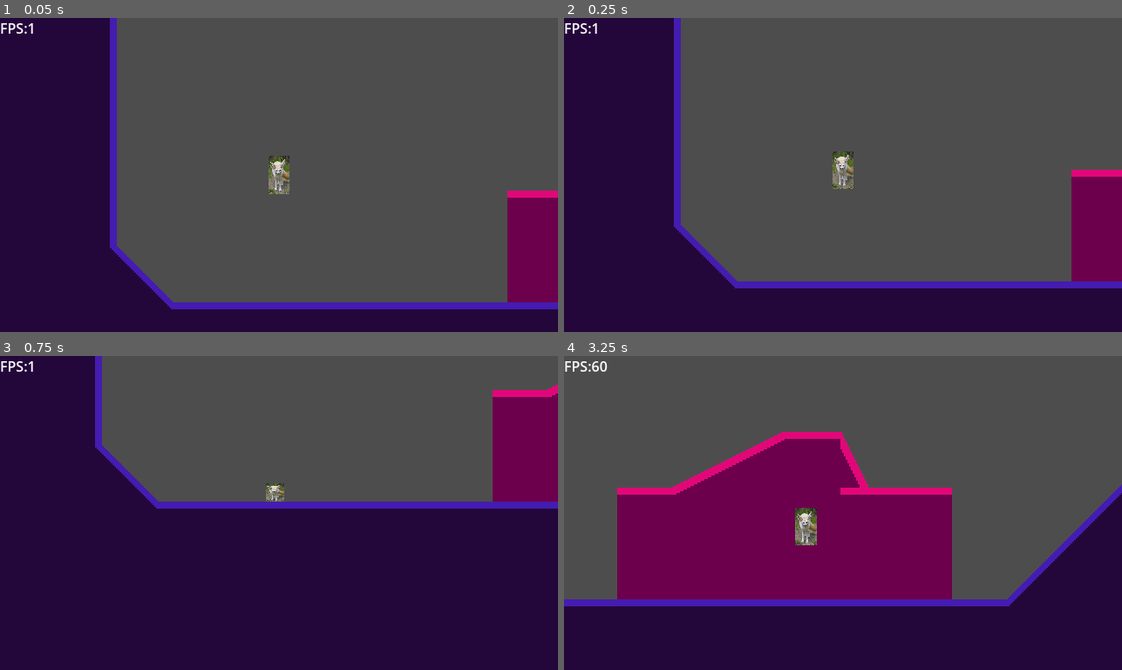
Above: before the commit, frames 1-4 (two rows, left to right).
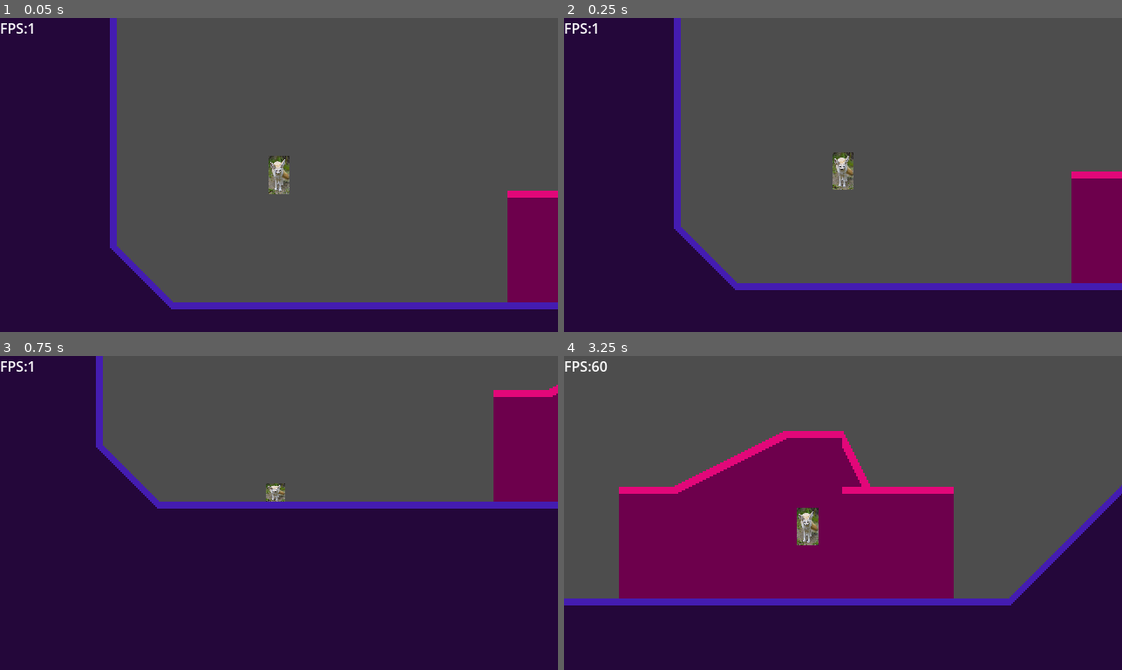
Above: after the commit, the same moments.

Repository: DraethPlace/FencWorks
Game: Godot game, scene res://Scenes/Base Level.tscn
Two runs of this game, one before a commit and one after it. Both use one fixed random seed, a clock stepped at 60 frames per second and the inputs below.
Inputs:
- Up to frame 1 (0.05 s): no input
- Up to frame 2 (0.25 s): no input
- Up to frame 3 (0.75 s): hold Right (right) from 0.53 s (still down); hold Down (crouch) from 0.53 s (still down)
- Up to frame 4 (3.25 s): tap Z (jump) at 0.77, 1.52, 3.02 s; release Down (crouch) at 1.28 s; tap Shift (machdash) at 1.35, 2.85 s; release Right (right) at 2.03 s; hold Left (left) 2.03-2.78 s; hold Down (crouch) 2.03-2.78 s; hold Right (right) from 2.78 s (still down)

Frame 1 is identical in both runs. In frame 2, 1.2% of the frame differs, in the area x 19-100%, y 42-87%; in frame 3, 0.3%; in frame 4, 1.6%, in the area x 0-100%, y 23-80%.

Commit message:
Help
Idk how to optimize fps

Diff:
--- a/Scenes/Player.tscn
+++ b/Scenes/Player.tscn
@@ -1,10 +1,9 @@
-[gd_scene load_steps=11 format=3 uid="uid://c6umigpttu0tc"]
+[gd_scene load_steps=10 format=3 uid="uid://c6umigpttu0tc"]
 
 [ext_resource type="Script" path="res://Scripts/Player/360 Movement.gd" id="1_dvh5r"]
 [ext_resource type="Texture2D" uid="uid://dvwuerayceb4i" path="res://Images/51473563858_e00396a563_b.jpg" id="2_ay0cf"]
 [ext_resource type="Script" path="res://Scripts/Player/Hitbox.gd" id="3_7vs75"]
 [ext_resource type="Script" path="res://Scripts/Player/LR.gd" id="3_jyttq"]
-[ext_resource type="Script" path="res://Scripts/Player/Cam.gd" id="4_qhq0l"]
 [ext_resource type="AudioStream" uid="uid://dotue2tayy81c" path="res://Sounds/Player/Jump.wav" id="6_qrngc"]
 [ext_resource type="AudioStream" uid="uid://c7cgy8v76oixp" path="res://Sounds/Player/Step.wav" id="7_gc6ea"]
 [ext_resource type="Script" path="res://Scripts/Player/Wall.gd" id="8_asppx"]
@@ -14,7 +13,7 @@
 height = 42.0
 
 [sub_resource type="RectangleShape2D" id="RectangleShape2D_rn333"]
-size = Vector2(36, 4)
+size = Vector2(38, 4)
 
 [node name="Fenc 360" type="CharacterBody2D"]
 process_mode = 1
@@ -25,7 +24,7 @@
 floor_stop_on_slope = false
 floor_constant_speed = true
 floor_max_angle = 3.14159
-floor_snap_length = 18.0
+floor_snap_length = 30.0
 platform_floor_layers = 4278190080
 platform_wall_layers = 1
 script = ExtResource("1_dvh5r")
@@ -37,6 +36,11 @@
 texture = ExtResource("2_ay0cf")
 script = ExtResource("3_jyttq")
 
+[node name="HitBox" type="CollisionShape2D" parent="."]
+shape = SubResource("CapsuleShape2D_krp03")
+debug_color = Color(0.387981, 0.355622, 1, 0.42)
+script = ExtResource("3_7vs75")
+
 [node name="Cam" type="Camera2D" parent="."]
 process_mode = 1
 texture_repeat = 1
@@ -44,12 +48,6 @@
 process_callback = 0
 position_smoothing_enabled = true
 position_smoothing_speed = 35.0
-script = ExtResource("4_qhq0l")
-
-[node name="HitBox" type="CollisionShape2D" parent="."]
-shape = SubResource("CapsuleShape2D_krp03")
-debug_color = Color(0.387981, 0.355622, 1, 0.42)
-script = ExtResource("3_7vs75")
 
 [node name="Jump" type="AudioStreamPlayer" parent="."]
 stream = ExtResource("6_qrngc")
@@ -64,6 +62,7 @@
 script = ExtResource("8_asppx")
 
 [node name="Sens" type="CollisionShape2D" parent="Wall"]
+position = Vector2(0, -7)
 shape = SubResource("RectangleShape2D_rn333")
 
 [connection signal="body_entered" from="Wall" to="." method="_is_wall_touch"]
--- a/Scripts/Player/360 Movement.gd
+++ b/Scripts/Player/360 Movement.gd
@@ -225,12 +225,14 @@
 				Speed = 50 *((int(VelLR=="L")*2)-1)
 	else:
 		floor_max_angle=180
-#func _process(delta):
-	#if is_on_floor():
-		#Steps += delta
-		#steppering()
-		#if stepping == 1 and not $M1Step.playing():
-			#$M1Step.play()
+
+	#Cam moverino
+	$"Cam".offset.x=  $"Cam".offset.x*-1
+	$"Cam".offset.y=  $"Cam".offset.y*-1
+	$"Cam".offset.x-= ((5*($"Cam".offset.x))+((velocity.x)))/150
+	$"Cam".offset.y-= (((5*($"Cam".offset.y))+((velocity.y)))/150)
+	$"Cam".offset.x=  $"Cam".offset.x*-1
+	$"Cam".offset.y=  $"Cam".offset.y*-1
 
 func steppering():
 	stepping = roundf(sin(Steps*(Speed*.001)) * 1)
--- a/project.godot
+++ b/project.godot
@@ -14,12 +14,7 @@
 run/main_scene="res://Scenes/Base Level.tscn"
 config/features=PackedStringArray("4.2", "GL Compatibility")
 run/max_fps=60
-run/delta_smoothing=false
 config/icon="res://icon.svg"
-
-[debug]
-
-settings/stdout/print_fps=true
 
 [display]
 
@@ -27,6 +22,7 @@
 window/size/viewport_height=360
 window/stretch/mode="viewport"
 window/stretch/scale_mode="integer"
+window/dpi/allow_hidpi=false
 
 [filesystem]
 
@@ -74,21 +70,49 @@
 ]
 }
 
+[memory]
+
+limits/message_queue/max_size_mb=64
+
+[navigation]
+
+avoidance/thread_model/avoidance_use_multiple_threads=false
+avoidance/thread_model/avoidance_use_high_priority_threads=false
+
 [physics]
 
 2d/run_on_separate_thread=true
-common/max_physics_steps_per_frame=5
-common/physics_jitter_fix=0.0
-2d/default_gravity_vector=Vector2(0, -1)
+common/max_physics_steps_per_frame=30
+common/physics_jitter_fix=4.0
+2d/solver/solver_iterations=12
 
 [rendering]
 
 occlusion_culling/bvh_build_quality=1
 textures/canvas_textures/default_texture_filter=0
-lights_and_shadows/directional_shadow/soft_shadow_filter_quality=1
+gl_compatibility/nvidia_disable_threaded_optimization=false
+driver/threads/thread_model=2
+lights_and_shadows/directional_shadow/soft_shadow_filter_quality=0
+lights_and_shadows/positional_shadow/soft_shadow_filter_quality=0
 global_illumination/gi/use_half_resolution=true
-environment/ssao/quality=1
-environment/ssil/quality=1
+textures/default_filters/anisotropic_filtering_level=0
+camera/depth_of_field/depth_of_field_bokeh_shape=0
+camera/depth_of_field/depth_of_field_bokeh_quality=0
+environment/ssao/quality=0
+environment/ssil/quality=0
 anti_aliasing/screen_space_roughness_limiter/enabled=false
+textures/decals/filter=0
+textures/light_projectors/filter=0
 environment/glow/upscale_mode=0
+environment/screen_space_reflection/roughness_quality=0
+environment/subsurface_scattering/subsurface_scattering_quality=0
+environment/volumetric_fog/use_filter=0
 occlusion_culling/use_occlusion_culling=true
+
+[threading]
+
+worker_pool/low_priority_thread_ratio=0.5
+
+[xr]
+
+shaders/enabled=true
